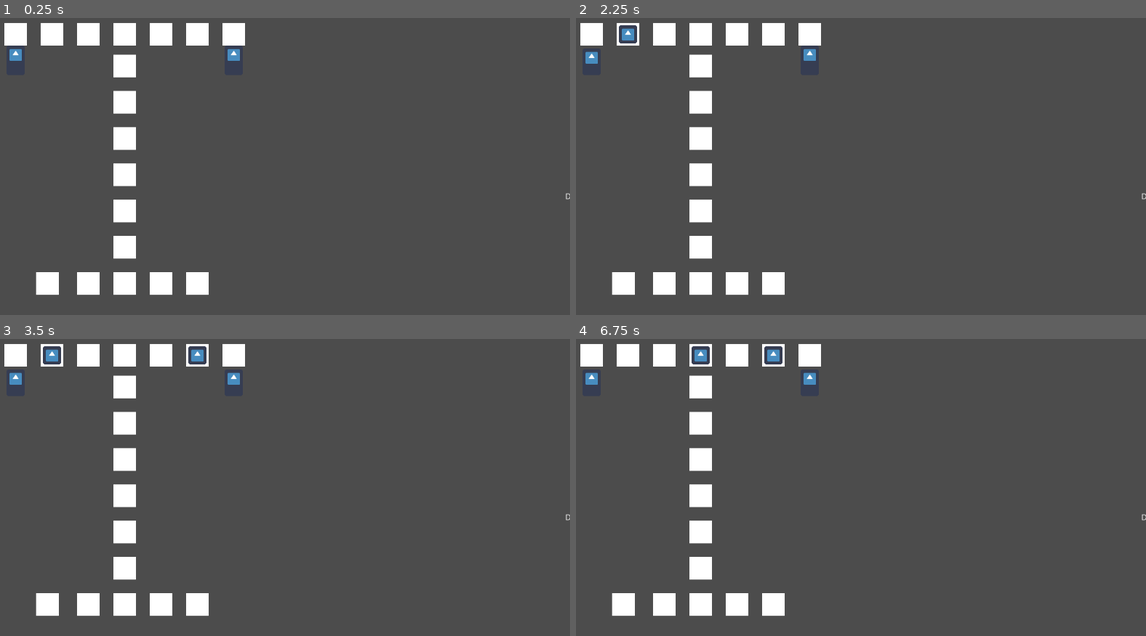
Above: before the commit, frames 1-4 (two rows, left to right).
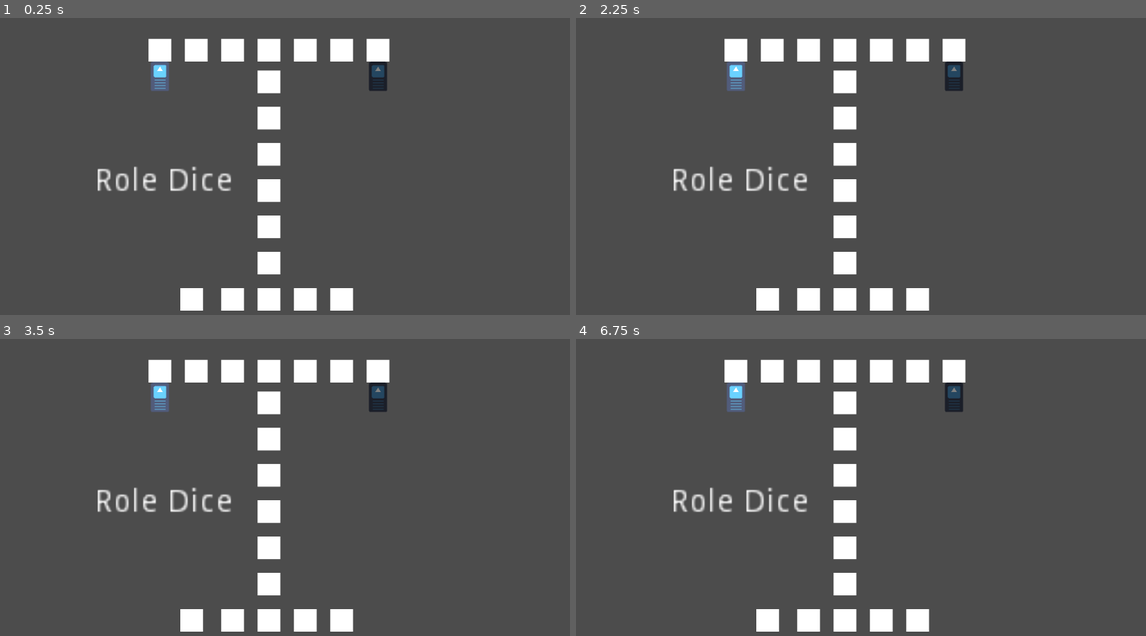
Above: after the commit, the same moments.

Repository: tbeattyISB/GameOfUr
Game: Godot game, scene res://Game.tscn
The game is run twice, just before and just after one commit, with the same random seed, the same clock (stepped at 60 frames per second) and the same inputs. The engine's default icon, where the game draws it, is replaced by a stand-in: a white triangle on a blue panel in a dark square.
Inputs (mouse positions are in pixels of both pictures, inside the frame that each line leads up to):
- Up to frame 1 (0.25 s): no input
- Up to frame 2 (2.25 s): tap Enter at 0.5, 2 s; move the mouse to (593, 65) at 0.52 s; press the mouse at (593, 65) at 0.53 s; tap Space at 1.25 s; move the mouse to (809, 65) at 1.27 s; release the mouse at (809, 65) at 1.28 s; click (809, 65) at 1.35 s; move the mouse to (593, 62) at 2.02 s; press the mouse at (593, 62) at 2.03 s
- Up to frame 3 (3.5 s): tap Space at 2.75 s; move the mouse to (233, 383) at 2.77 s; release the mouse at (233, 383) at 2.78 s; click (233, 383) at 2.85 s
- Up to frame 4 (6.75 s): tap Enter at 3.5 s; move the mouse to (593, 380) at 3.52 s; press the mouse at (593, 380) at 3.53 s; tap Space at 4.25 s; move the mouse to (809, 380) at 4.27 s; release the mouse at (809, 380) at 4.28 s; click (809, 380) at 4.35 s; move the mouse to (593, 377) at 5.02 s; press the mouse at (593, 377) at 5.03 s; move the mouse to (809, 377) at 5.77 s; release the mouse at (809, 377) at 5.78 s; click (809, 377) at 5.85 s; move the mouse to (627, 353) at 6.52 s; press the mouse at (627, 353) at 6.53 s

The runs differ from the first frame. In frame 1, 12% of the frame differs, in the area x 0-100%, y 1-99%; in frame 2, 12%; in frame 3, 12%; in frame 4, 12%.

Commit message:
Playable
Game is playable still need end condition and special tiles.

Diff:
--- a/Dice.gd
+++ b/Dice.gd
@@ -1,19 +1,45 @@
 extends Area2D
 
+signal diceRolled
 
-# Declare member variables here. Examples:
-# var a = 2
-# var b = "text"
 var diceVal = null
+var rollable = false
+var playerId = null
 
+var probabilities = [ [0, 6.25],
+					[1, 25],
+					[2, 37.5],
+					[3, 25],
+					[4, 6.25]]
+
+var totalProb = 0
 # Called when the node enters the scene tree for the first time.
 func _ready():
-	pass # Replace with function body.
+	for prob in probabilities:
+		totalProb = totalProb + prob[1]
+
+func reset():
+	diceVal = null
+	$Label.text = "Roll Dice"
+	show()
+
+func noMoves():
+	$Label.text = "No Moves: "+$Label.text
+
 
 func _input_event(viewport, event, shape_idx):
 	if(event.is_action_pressed('click')):
-		diceVal = randi() % 6 + 1
+		var tempRand = randf()*totalProb
+		print(tempRand)
+		var rampProb = 0
+		var i = 0
+		while(diceVal == null):
+			rampProb = rampProb + probabilities[i][1]
+			if(rampProb > tempRand):
+				diceVal = probabilities[i][0]
+			i= i+1
 		$Label.text = String(diceVal)
+		emit_signal("diceRolled", playerId)
 
 # Called every frame. 'delta' is the elapsed time since the previous frame.
 #func _process(delta):
--- a/Game.gd
+++ b/Game.gd
@@ -1,45 +1,81 @@
 extends Node
 
-export var playerPieces := 5
+export var piecesPerPlayer := 5
 
 const STATES = ["P1ROLE, P1PLAY, P1ANIMATE, P2ROLE, P2PLAY, P2ANIMATE"]
 
-var player1Tiles : = []
-var player2Tiles : = []
-var player1Pieces : =  []
-var player2Pieces : = []
+var playerTiles : = [null,[],[]]
+var playerPieces : =  [null,[],[]]
 
+var playerPoints := [null,0,0]
+onready var dice := [null,$Dice1, $Dice2]
 
-var dice1Value = 2
-var dice2Value = 3
 # Called when the node enters the scene tree for the first time.
 func _ready():
+	dice[1].playerId = 1
+	dice[2].playerId = 2
 	##### Store Tile Locations ######
 	for child in $Tiles.get_children():
 		if(child.player1Sequence != 0):
-			player1Tiles.append(child)
+			playerTiles[1].append(child)
 		if(child.player2Sequence != 0):
-			player2Tiles.append(child)
-	player1Tiles.sort_custom(self,"_sortP1Tiles")
-	player2Tiles.sort_custom(self,"_sortP2Tiles")
+			playerTiles[2].append(child)
+	playerTiles[1].sort_custom(self,"_sortP1Tiles")
+	playerTiles[2].sort_custom(self,"_sortP2Tiles")
+
+
 	###### Create Player Tokens ######
 	var playerScene = preload("res://Player/Player.tscn")
-	for i in range(playerPieces):
-		player1Pieces.append(playerScene.instance())
-		player1Pieces[i].init(1, i, player1Tiles, $Player1Home, $Player1Goal, $Dice1)
-		add_child(player1Pieces[i])
-		player2Pieces.append(playerScene.instance())
-		player2Pieces[i].init(2, i, player2Tiles, $Player2Home, $Player2Goal, $Dice2)
-		add_child(player2Pieces[i])
+	for i in range(piecesPerPlayer):
+		playerPieces[1].append(playerScene.instance())
+		playerPieces[1][i].init(1, i, playerTiles[1], $Player1Home, $Player1Goal, $Dice1)
+		_addPlayerPiece(playerPieces[1][i])
+		playerPieces[2].append(playerScene.instance())
+		playerPieces[2][i].init(2, i, playerTiles[2], $Player2Home, $Player2Goal, $Dice2)
+		_addPlayerPiece(playerPieces[2][i])
+
+	####### Start Game Cycle #######
+		dice[2].hide()
 
 
-func playerSelected():
-	print("selected")
+func _on_pieceSelected(playerId):
+	for piece in playerPieces[playerId]:
+		piece.playerTurn = false
+	dice[playerId].hide()
 
-func playerMoved():
-	print("moved")
+func _on_pieceMoved(playerId):
+	if (playerId == 1):
+		dice[2].reset()
+	if(playerId == 2):
+		dice[1].reset()
+
+func _on_diceRolled(playerId):
+	if(hasPossibleMoves(playerPieces[playerId])):
+		for piece in playerPieces[playerId]:
+				piece.playerTurn = true
+	else:
+		dice[playerId].noMoves()
+		_on_pieceMoved(playerId)
+
+
+func _on_pieceGoal(playerId):
+	playerPoints[playerId] += 1
+	if(playerPoints[playerId] == piecesPerPlayer):
+		print("Player "+ String(playerId) +" Wins")
+
+func _addPlayerPiece(piece : Object):
+		add_child(piece)
+		piece.connect("pieceSelected",self,"_on_pieceSelected")
+		piece.connect("pieceMoved",self,"_on_pieceMoved")
+		piece.connect("pieceGoal", self,"_on_pieceGoal")
 
 func _sortP1Tiles(a,b):
 	return a.player1Sequence < b.player1Sequence
 func _sortP2Tiles(a,b):
 	return a.player2Sequence < b.player2Sequence
+
+func hasPossibleMoves(pieces):
+	for piece in pieces:
+		if(piece.canMove()):
+			return true
+	return false
--- a/Game.tscn
+++ b/Game.tscn
@@ -6,127 +6,153 @@
 [ext_resource path="res://Dice.gd" type="Script" id=4]
 
 [sub_resource type="RectangleShape2D" id=1]
-extents = Vector2( 24, 10 )
+extents = Vector2( 134.602, 33.3113 )
 
 [node name="Game" type="Node"]
 script = ExtResource( 2 )
 
 [node name="Tiles" type="Node" parent="."]
 
-[node name="RedTile1" parent="Tiles" instance=ExtResource( 1 )]
-position = Vector2( 48, 48 )
+[node name="Tile1" parent="Tiles" instance=ExtResource( 1 )]
+position = Vector2( 302.09, 76.4581 )
 player1Sequence = 1
 
-[node name="BlueTile1" parent="Tiles" instance=ExtResource( 1 )]
-position = Vector2( 432, 48 )
+[node name="Tile2" parent="Tiles" instance=ExtResource( 1 )]
+position = Vector2( 686.09, 76.4581 )
 player2Sequence = 1
 
-[node name="RedTile2" parent="Tiles" instance=ExtResource( 1 )]
-position = Vector2( 112, 48 )
+[node name="Tile3" parent="Tiles" instance=ExtResource( 1 )]
+position = Vector2( 366.09, 76.4581 )
 player1Sequence = 2
 
-[node name="BlueTile2" parent="Tiles" instance=ExtResource( 1 )]
-position = Vector2( 368, 48 )
+[node name="Tile4" parent="Tiles" instance=ExtResource( 1 )]
+position = Vector2( 622.09, 76.4581 )
 player2Sequence = 2
 
-[node name="RedTile3" parent="Tiles" instance=ExtResource( 1 )]
-position = Vector2( 176, 48 )
+[node name="Tile5" parent="Tiles" instance=ExtResource( 1 )]
+position = Vector2( 430.09, 76.4581 )
 player1Sequence = 3
 
-[node name="BlueTile3" parent="Tiles" instance=ExtResource( 1 )]
-position = Vector2( 304, 48 )
+[node name="Tile6" parent="Tiles" instance=ExtResource( 1 )]
+position = Vector2( 558.09, 76.4581 )
 player2Sequence = 3
 
-[node name="Tile4" parent="Tiles" instance=ExtResource( 1 )]
-position = Vector2( 240, 48 )
+[node name="Tile7" parent="Tiles" instance=ExtResource( 1 )]
+position = Vector2( 494.09, 76.4581 )
 player1Sequence = 4
 player2Sequence = 4
 
-[node name="Tile5" parent="Tiles" instance=ExtResource( 1 )]
-position = Vector2( 240, 104 )
+[node name="Tile8" parent="Tiles" instance=ExtResource( 1 )]
+position = Vector2( 494.09, 132.458 )
 player1Sequence = 5
 player2Sequence = 5
 
-[node name="Tile6" parent="Tiles" instance=ExtResource( 1 )]
-position = Vector2( 240, 168 )
+[node name="Tile9" parent="Tiles" instance=ExtResource( 1 )]
+position = Vector2( 494.09, 196.458 )
 player1Sequence = 6
 player2Sequence = 6
 
-[node name="Tile7" parent="Tiles" instance=ExtResource( 1 )]
-position = Vector2( 240, 232 )
+[node name="Tile10" parent="Tiles" instance=ExtResource( 1 )]
+position = Vector2( 494.09, 260.458 )
 player1Sequence = 7
 player2Sequence = 7
 
-[node name="Tile8" parent="Tiles" instance=ExtResource( 1 )]
-position = Vector2( 240, 296 )
+[node name="Tile11" parent="Tiles" instance=ExtResource( 1 )]
+position = Vector2( 494.09, 324.458 )
 player1Sequence = 8
 player2Sequence = 8
 
-[node name="Tile9" parent="Tiles" instance=ExtResource( 1 )]
-position = Vector2( 240, 360 )
+[node name="Tile12" parent="Tiles" instance=ExtResource( 1 )]
+position = Vector2( 494.09, 388.458 )
 player1Sequence = 9
 player2Sequence = 9
 
-[node name="Tile10" parent="Tiles" instance=ExtResource( 1 )]
-position = Vector2( 240, 424 )
+[node name="Tile13" parent="Tiles" instance=ExtResource( 1 )]
+position = Vector2( 494.09, 452.458 )
 player1Sequence = 10
 player2Sequence = 10
 
-[node name="Tile11" parent="Tiles" instance=ExtResource( 1 )]
-position = Vector2( 240, 488 )
+[node name="Tile14" parent="Tiles" instance=ExtResource( 1 )]
+position = Vector2( 494.09, 516.458 )
 player1Sequence = 11
 player2Sequence = 11
 
-[node name="RedTile12" parent="Tiles" instance=ExtResource( 1 )]
-position = Vector2( 176, 488 )
+[node name="Tile15" parent="Tiles" instance=ExtResource( 1 )]
+position = Vector2( 430.09, 516.458 )
 player1Sequence = 12
 
-[node name="BlueTile12" parent="Tiles" instance=ExtResource( 1 )]
-position = Vector2( 304, 488 )
+[node name="Tile16" parent="Tiles" instance=ExtResource( 1 )]
+position = Vector2( 358.09, 516.458 )
+player1Sequence = 13
+
+[node name="Tile17" parent="Tiles" instance=ExtResource( 1 )]
+position = Vector2( 558.09, 516.458 )
 player2Sequence = 12
 
-[node name="BlueTile13" parent="Tiles" instance=ExtResource( 1 )]
-position = Vector2( 368, 488 )
+[node name="Tile18" parent="Tiles" instance=ExtResource( 1 )]
+position = Vector2( 622.09, 516.458 )
 player2Sequence = 13
 
-[node name="Tile13" parent="Tiles" instance=ExtResource( 1 )]
-position = Vector2( 104, 488 )
-player1Sequence = 13
+[node name="Dice1" type="Area2D" parent="."]
+position = Vector2( 228.655, 257.031 )
+script = ExtResource( 4 )
+__meta__ = {
+"_edit_group_": true
+}
 
-[node name="Dice" type="Area2D" parent="."]
-position = Vector2( 376, 264 )
-script = ExtResource( 4 )
-
-[node name="Label" type="Label" parent="Dice"]
-margin_left = 640.0
-margin_top = 64.0
-margin_right = 680.0
-margin_bottom = 78.0
-text = "Dice"
+[node name="Label" type="Label" parent="Dice1"]
+margin_left = -53.1134
+margin_top = 23.5645
+margin_right = 10.8866
+margin_bottom = 37.5645
+rect_scale = Vector2( 4, 4 )
+text = "Role Dice"
+align = 2
 __meta__ = {
 "_edit_use_anchors_": false
 }
 
-[node name="CollisionShape2D" type="CollisionShape2D" parent="Dice"]
-position = Vector2( 656, 72 )
+[node name="CollisionShape2D" type="CollisionShape2D" parent="Dice1"]
+position = Vector2( 71.8956, 49.3683 )
+shape = SubResource( 1 )
+
+[node name="Dice2" type="Area2D" parent="."]
+position = Vector2( 611.952, 256.685 )
+script = ExtResource( 4 )
+__meta__ = {
+"_edit_group_": true
+}
+
+[node name="Label" type="Label" parent="Dice2"]
+margin_left = -53.1134
+margin_top = 23.5645
+margin_right = 10.8866
+margin_bottom = 37.5645
+rect_scale = Vector2( 4, 4 )
+text = "Role Dice"
+autowrap = true
+__meta__ = {
+"_edit_use_anchors_": false
+}
+
+[node name="CollisionShape2D" type="CollisionShape2D" parent="Dice2"]
+position = Vector2( 71.8956, 49.3683 )
 shape = SubResource( 1 )
 
 [node name="Player1Home" type="Node2D" parent="."]
-position = Vector2( 48, 104 )
+position = Vector2( 302.09, 132.458 )
 script = ExtResource( 3 )
 
 [node name="Player1Goal" type="Node2D" parent="."]
-position = Vector2( 48, 488 )
+position = Vector2( 302.09, 516.458 )
 script = ExtResource( 3 )
 
 [node name="Player2Home" type="Node2D" parent="."]
-position = Vector2( 432, 104 )
+position = Vector2( 686.09, 132.458 )
 script = ExtResource( 3 )
 
 [node name="Player2Goal" type="Node2D" parent="."]
-position = Vector2( 424, 488 )
+position = Vector2( 678.09, 516.458 )
 script = ExtResource( 3 )
-
-[node name="Dice1" type="Node2D" parent="."]
-
-[node name="Dice2" type="Node2D" parent="."]
+[connection signal="diceRolled" from="Dice1" to="." method="_on_diceRolled"]
+[connection signal="diceRolled" from="Dice2" to="." method="_on_diceRolled"]
--- a/Player/Player.gd
+++ b/Player/Player.gd
@@ -4,37 +4,41 @@
 
 signal pieceSelected
 signal pieceMoved
+signal pieceGoal
+
 export var playerId : int
 var stackSpace : = Vector2(0,-5)
 var progress : = 0
 var selectable : = true
-var done : = false
+var playerTurn : = false
 
 var tiles : Array
-var home : Node2D
-var goal : Node2D
+var homeStack : Node2D
+var goalStack : Node2D
+var dice : Node2D
 
-
-func init(playerId : int, stackOffset : int, tiles: Array, homePos : Node2D, goalPos : Node2D, dice : Node2D):
-	#connect("pieceSelected",get_parent(),"playerSelected",)
-	#connect("pieceMoved",get_parent(),"playerMoved")
+func init(playerId : int, stackOffset : int, tiles: Array, homeStack : Node2D, goalStack : Node2D, dice : Node2D):
 	self.tiles = tiles
 	self.playerId = playerId
-	self.home = homePos
-	self.goal = goalPos
+	if(playerId == 1):
+		$PlayerSprite.modulate = Color(1.5,1.5,1.5)
+	else:
+		$PlayerSprite.modulate = Color(0.5,0.5,0.5)
+	self.homeStack = homeStack
+	self.goalStack = goalStack
+	self.dice = dice
 	home()
 
 
 func home():
 	progress = 0
 	raise()
-	self.set_position(home.get_position() + stackSpace * home.add(self))
+	self.set_position(homeStack.get_position() + stackSpace * homeStack.add(self))
 
 func goal():
 	unselectable()
-	done = true
 	raise()
-	self.set_position(goal.get_position() + stackSpace * goal.add(self))
+	self.set_position(goalStack.get_position() + stackSpace * goalStack.add(self))
 
 func selectable():
 	selectable = true
@@ -43,40 +47,44 @@
 func unselectable():
 	selectable = false
 	pass
-#
+
+func canMove():
+	var possibleProgress = progress + dice.diceVal
+	if(selectable == false or dice.diceVal == 0):
+		return false
+	if(possibleProgress > tiles.size()+1):
+		return false
+	if(possibleProgress == tiles.size()+1):
+		return true
+	print(self)
+	if(tiles[possibleProgress-1].canOccupy(self)):
+		return true
+	return false
+
 func _input_event(viewport, event, shape_idx):
 	# Selectability (in stack) and player turn need to be true
-	# Roll needs to be higher than 0.. game logic
+	# Roll needs to be higher than 0.. game logi
+	if(event.is_action_pressed('click') and selectable and playerTurn and canMove()):
 
-	if(event.is_action_pressed('click') and selectable):
 		#Check where the piece would move
-		var possibleProgress = progress + 2 #dicevalue
+		var possibleProgress = progress + dice.diceVal
 		#is the piece movign off the board? (0 for home, size+1for goal)
-		print(progress)
 		if(possibleProgress > tiles.size()):
-			if(possibleProgress > tiles.size()+1):
-				print("No Move")
-				pass #Roll was too big animate shake
+			tiles[progress-1].leaveTile()
+			progress = possibleProgress
+			emit_signal("pieceSelected", playerId)
+			goal()
+			emit_signal("pieceMoved", playerId)
+			emit_signal("pieceGoal", playerId)
+		#the piece can move to an open space
+		else:
+			emit_signal("pieceSelected", playerId)
+			self.set_position(tiles[possibleProgress-1].get_position())
+			if(progress == 0):
+				homeStack.removeTop()
 			else:
 				tiles[progress-1].leaveTile()
-				progress = possibleProgress
-				emit_signal("pieceSelected")
-				goal()
-				emit_signal("pieceMoved")
-
-
-		else:
-			if(tiles[possibleProgress-1].occupy(self)):
-				emit_signal("pieceSelected")
-				self.set_position(tiles[possibleProgress-1].get_position())
-				if(progress == 0):
-					home.removeTop()
-				else:
-					tiles[progress-1].leaveTile()
-				progress = possibleProgress
-				emit_signal("pieceMoved")
-				#animate?
-			else:
-				print("No Move")
-				#animate negate
-				pass
+			tiles[possibleProgress-1].occupy(self)
+			progress = possibleProgress
+			emit_signal("pieceMoved", playerId)
+			#animate?
--- a/Tiles/Tile.gd
+++ b/Tiles/Tile.gd
@@ -8,20 +8,20 @@
 export var safeArea : bool = false
 var occupant : Object = null
 
-func occupy(player):
+func canOccupy(player):
 	if(occupant != null):
-		#Players cannot bump their own pieces
 		if(occupant.playerId == player.playerId):
 			return false
 		elif(safeArea):
 			return false
-		else:
-			occupant.home()
-			occupant = player
-			return true
+	return true
+
+func occupy(player):
+	if(occupant != null):
+		occupant.home()
+		occupant = player
 	else:
 		occupant = player
-		return true
 
 func leaveTile():
 	occupant = null
